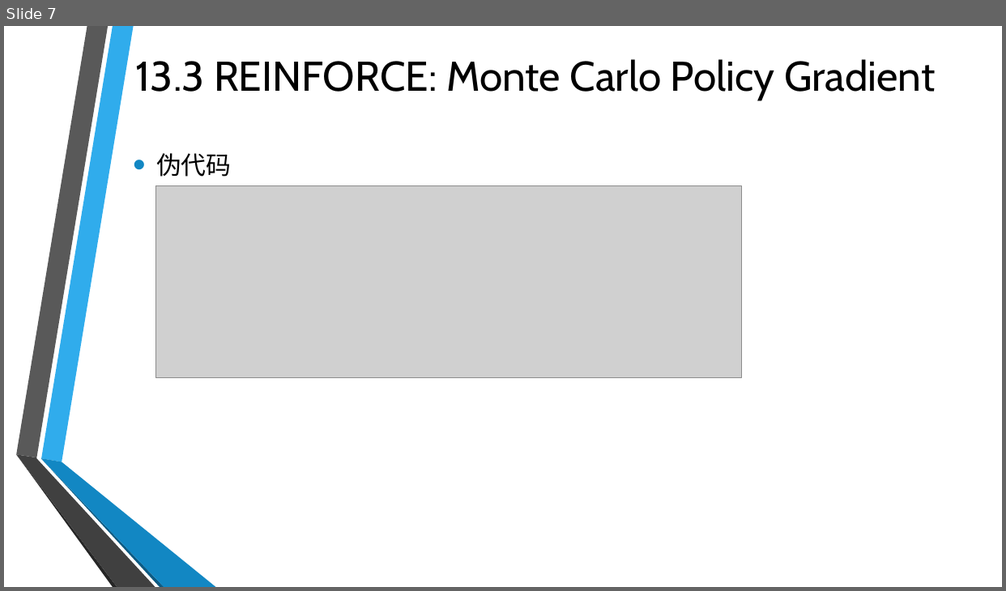
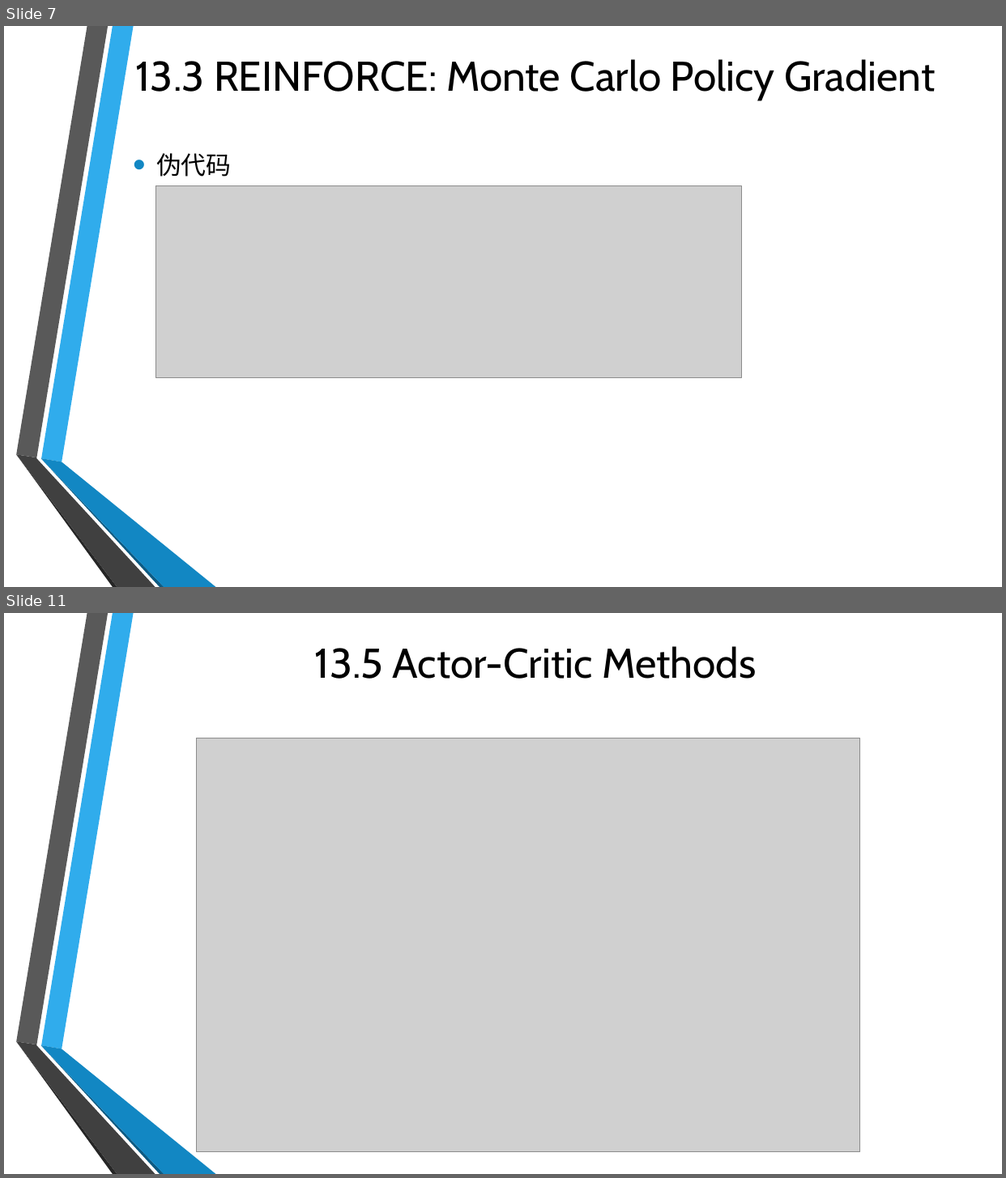
Before and after one commit to Seraphli/RLAIExercise, a slide deck: Chapter 13.pptx. Shown one above the other, each under a label of ours: slide 7 before the commit, slides 7 and 11 after it; the slides between them are not shown. The pictures are 1006x591 and 1006x1178 pixels, drawn with LibreOffice and Linux fonts; fonts in the diff are those of the drawing; grey boxes stand for pictures; background and template pictures are left out. Boxes give left, top, right and bottom in pixels: in the first picture for what was removed or moved away, otherwise in the second. Text is boxed around its words. In the diff, an @@ line names an element or a change of style, - is before the commit and + after.

```diff
--- a/Chapter 13.pptx
+++ b/Chapter 13.pptx
@@ slide 11 added at (4, 613, 1002, 1174), background picture (left out); not listed: 6 template elements that a slide beside it also shows @@
@@ title added at (315, 646, 756, 679), 40 pt, text #000000 @@
+13.5 Actor-Critic Methods
@@ picture added at (197, 738, 859, 1152) @@
```
Also in this commit, not shown: 1 slide changed, 4 other slides added.
